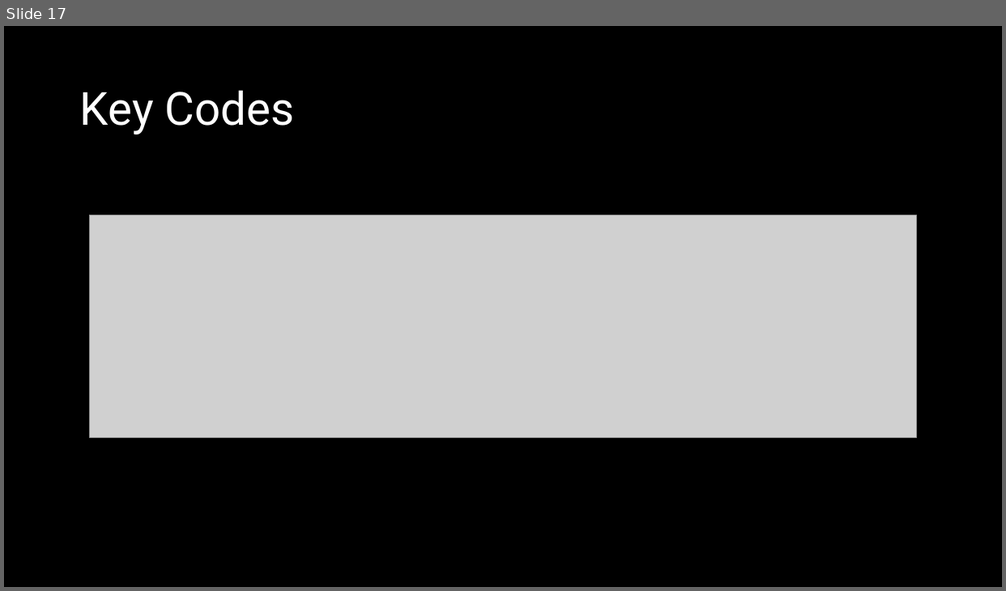
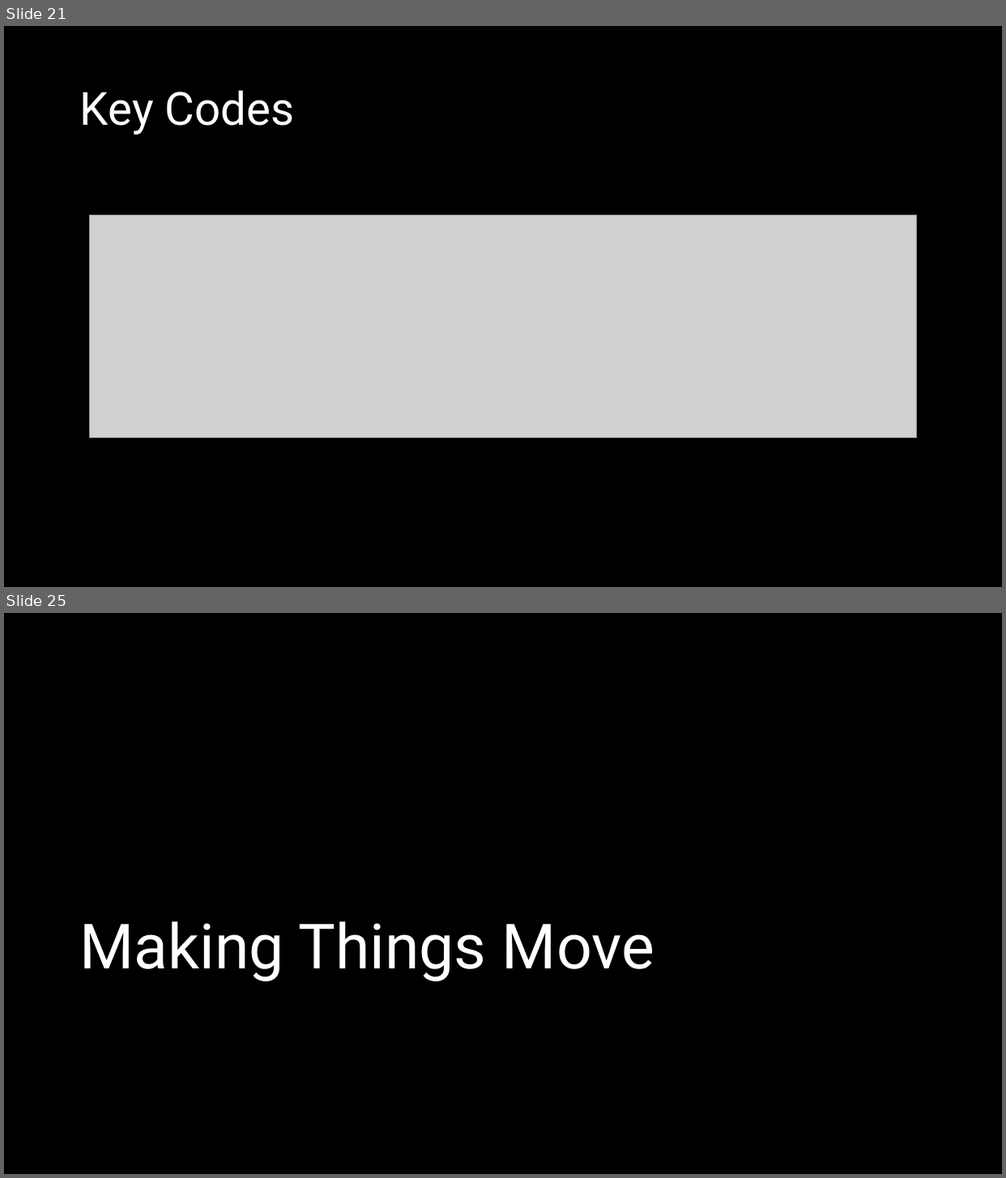
Before and after one commit to crhallberg/IMM120, a slide deck: Presentations/Sept 11 - Class 2.pptx. Shown one above the other, each under a label of ours: slide 17 before the commit, slides 21 and 25 after it; the slides between them are not shown. The pictures are 1006x591 and 1006x1178 pixels, drawn with LibreOffice and Linux fonts; fonts in the diff are those of the drawing; grey boxes stand for pictures. Boxes give left, top, right and bottom in pixels: in the first picture for what was removed or moved away, otherwise in the second. Text is boxed around its words. In the diff, an @@ line names an element or a change of style, - is before the commit and + after.

```diff
--- a/Presentations/Sept 11 - Class 2.pptx
+++ b/Presentations/Sept 11 - Class 2.pptx
@@ slide 25 added at <box>4,613,1002,1174</box>, background #000000 @@
@@ title added at <box>79,922,654,982</box>, 60 pt, text #FFFFFF @@
+Making Things Move
@@ what was slide 17 is now slide 21 @@
```
Also in this commit, not shown: 2 slides changed, 13 other slides added, 3 slides removed, 3 other files.
